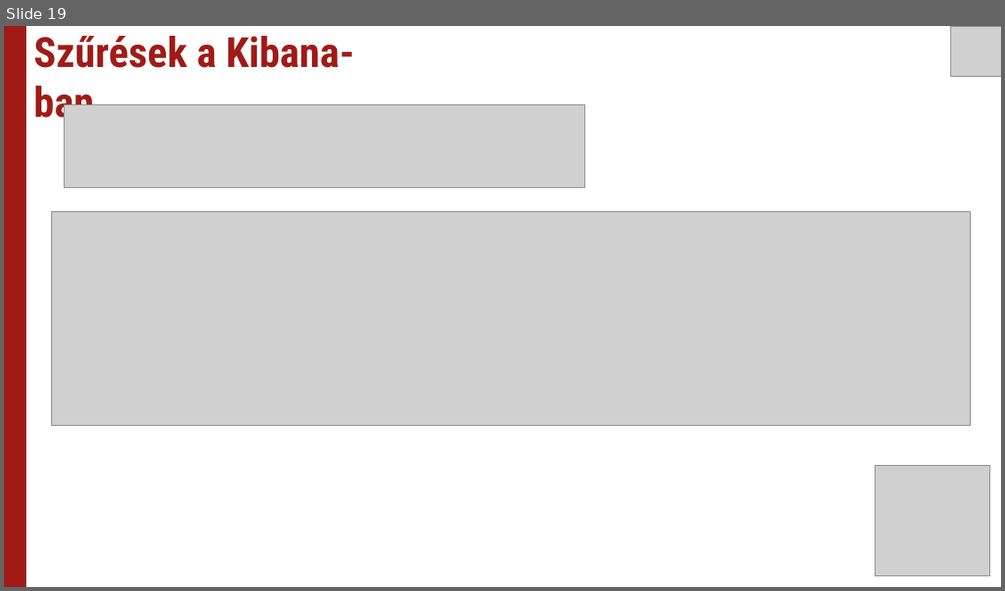
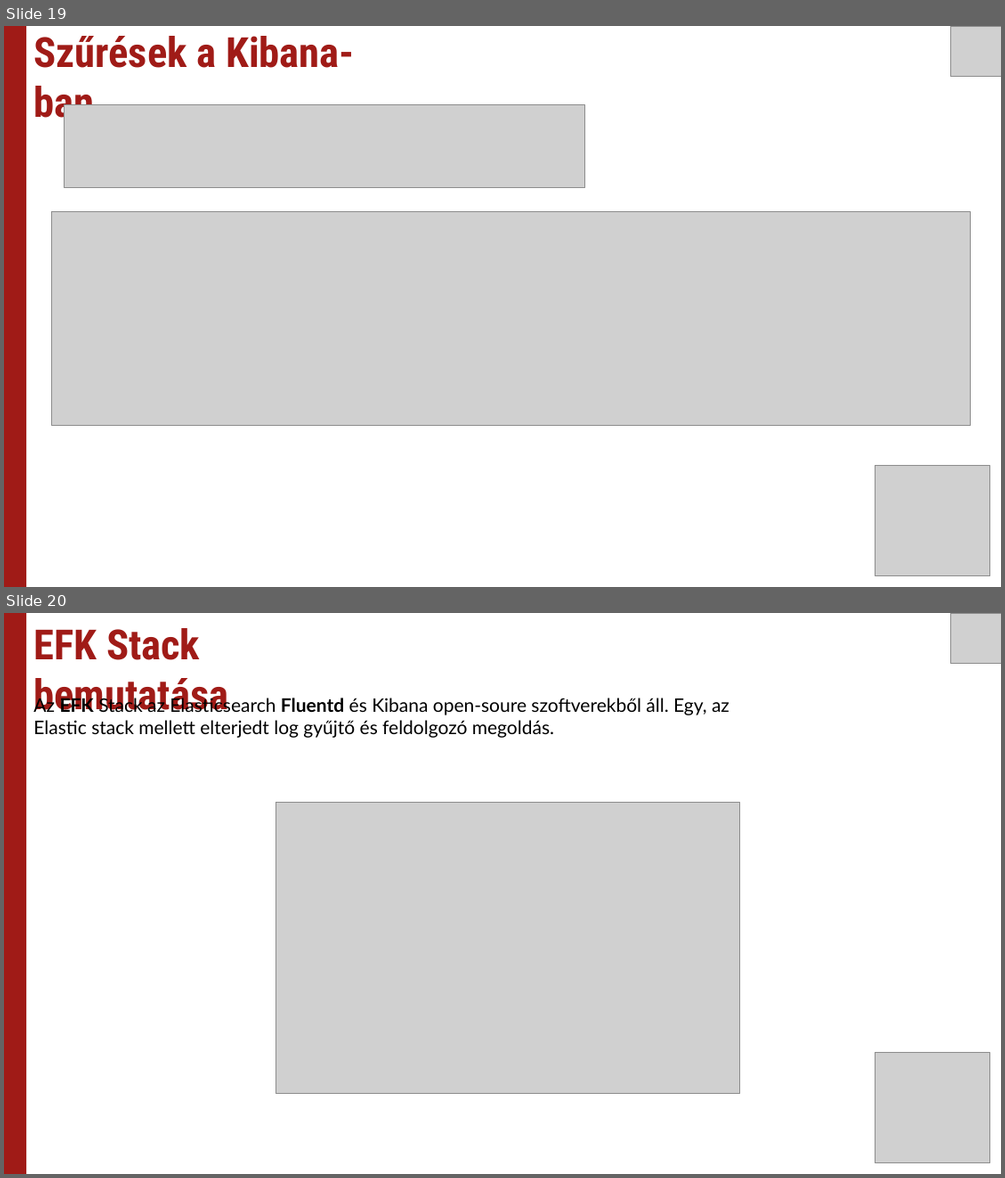
Before and after one commit to Uni-Sopron/temalabor-o21-I-NEW-Centralized-log-server, a slide deck: Témalabor - Centralized log server.pptx. Shown one above the other, each under a label of ours: slide 19 before the commit, slides 19 and 20 after it. The pictures are 1005x591 and 1005x1178 pixels, drawn with LibreOffice and Linux fonts; fonts in the diff are those of the drawing; grey boxes stand for pictures. Boxes give left, top, right and bottom in pixels: in the first picture for what was removed or moved away, otherwise in the second. Text is boxed around its words. In the diff, an @@ line names an element or a change of style, - is before the commit and + after.

Commit message:
ppt-fluentd

```diff
--- a/Témalabor - Centralized log server.pptx
+++ b/Témalabor - Centralized log server.pptx
@@ slide 20 added at (x1=4, y1=613, x2=1001, y2=1174), background #FFFFFF @@
@@ rectangle added at (x1=4, y1=613, x2=26, y2=1174), fill #A01B17 @@
@@ text added at (x1=33, y1=628, x2=228, y2=712), 40 pt, text #A01B17, bold @@
+EFK Stack bemutatása
@@ picture added at (x1=951, y1=613, x2=1001, y2=663) @@
@@ text added at (x1=33, y1=696, x2=729, y2=738), 18 pt, text #000000 @@
+Az EFK Stack az Elasticsearch Fluentd és Kibana open-soure szoftverekből áll. Egy, az Elastic stack mellett elterjedt log gyűjtő és feldolgozó megoldás.
@@ picture added at (x1=276, y1=803, x2=739, y2=1093) @@
@@ picture added at (x1=875, y1=1052, x2=990, y2=1163) @@
```
Also in this commit, not shown: 2 other slides added, 1 slide removed.
